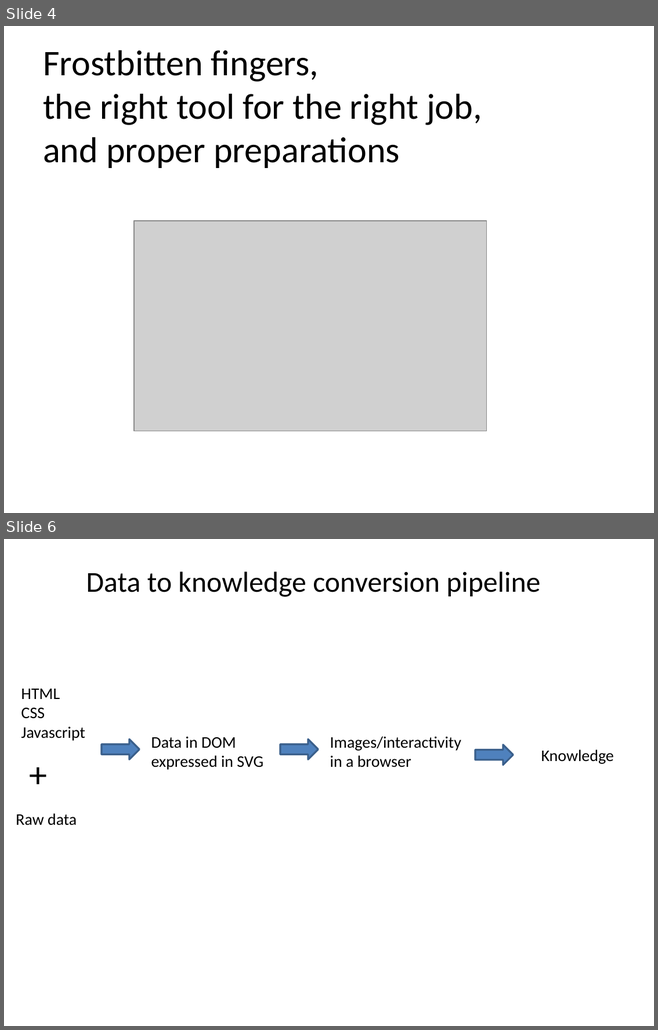
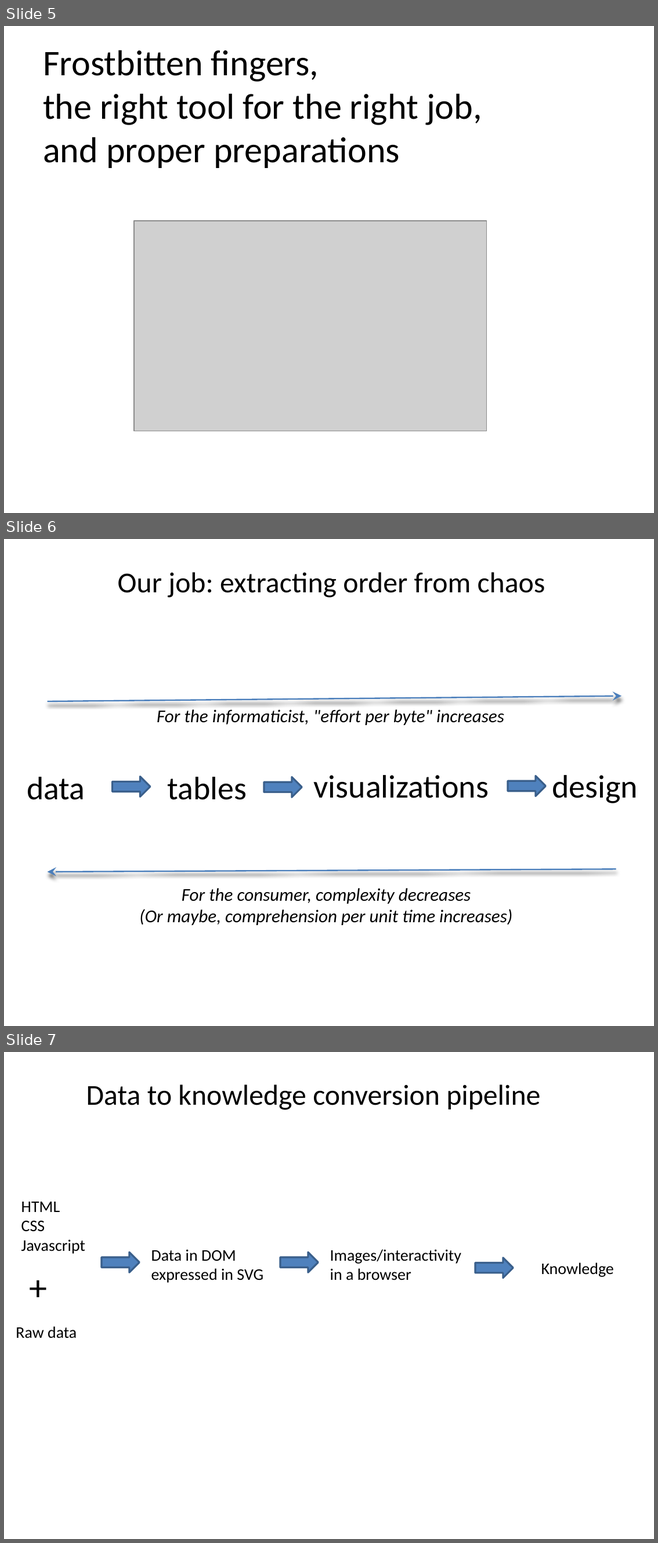
Before and after one commit to benralexander/intro-to-D3, a slide deck: D3_slides.pptx. Shown one above the other, each under a label of ours: slides 4 and 6 before the commit, slides 5, 6 and 7 after it; the slides between them are not shown. The pictures are 658x1030 and 658x1543 pixels, drawn with LibreOffice and Linux fonts; fonts in the diff are those of the drawing; grey boxes stand for pictures. Boxes give left, top, right and bottom in pixels: in the first picture for what was removed or moved away, otherwise in the second. Text is boxed around its words. In the diff, an @@ line names an element or a change of style, - is before the commit and + after.

```diff
--- a/D3_slides.pptx
+++ b/D3_slides.pptx
@@ slide 6 added at box(4, 539, 654, 1026), background #FFFFFF @@
@@ text added at box(118, 572, 545, 598), 32 pt, text #000000 @@
+Our job: extracting order from chaos
@@ arrow added from (48, 701) to (621, 696), #4B7EBC 1.5 pt @@
@@ text added at box(157, 710, 504, 725), 20 pt, text #000000, italic @@
+For the informaticist, "effort per byte" increases
@@ text added at box(27, 777, 85, 800), 36 pt, text #000000 @@
+data
@@ right arrow added at box(112, 777, 150, 797), fill #4F81BD, outline #3A5F8C 2 pt @@
@@ text added at box(168, 777, 247, 800), 36 pt, text #000000 @@
+tables
@@ right arrow added at box(264, 777, 302, 798), fill #4F81BD, outline #3A5F8C 2 pt @@
@@ text added at box(314, 775, 488, 798), 36 pt, text #000000 @@
+visualizations
@@ right arrow added at box(507, 776, 545, 797), fill #4F81BD, outline #3A5F8C 2 pt @@
@@ text added at box(552, 775, 637, 803), 36 pt, text #000000 @@
+design
@@ arrow added from (616, 869) to (48, 871), #4B7EBC 1.5 pt @@
@@ text added at box(139, 888, 512, 925), 20 pt, text #000000, italic @@
+For the consumer, complexity decreases
+(Or maybe, comprehension per unit time increases)
@@ what was slide 4 is now slide 5 @@
@@ what was slide 6 is now slide 7 @@
```
Also in this commit, not shown: 6 slides changed, 4 other slides added, 3 slides removed, 3 other files.
